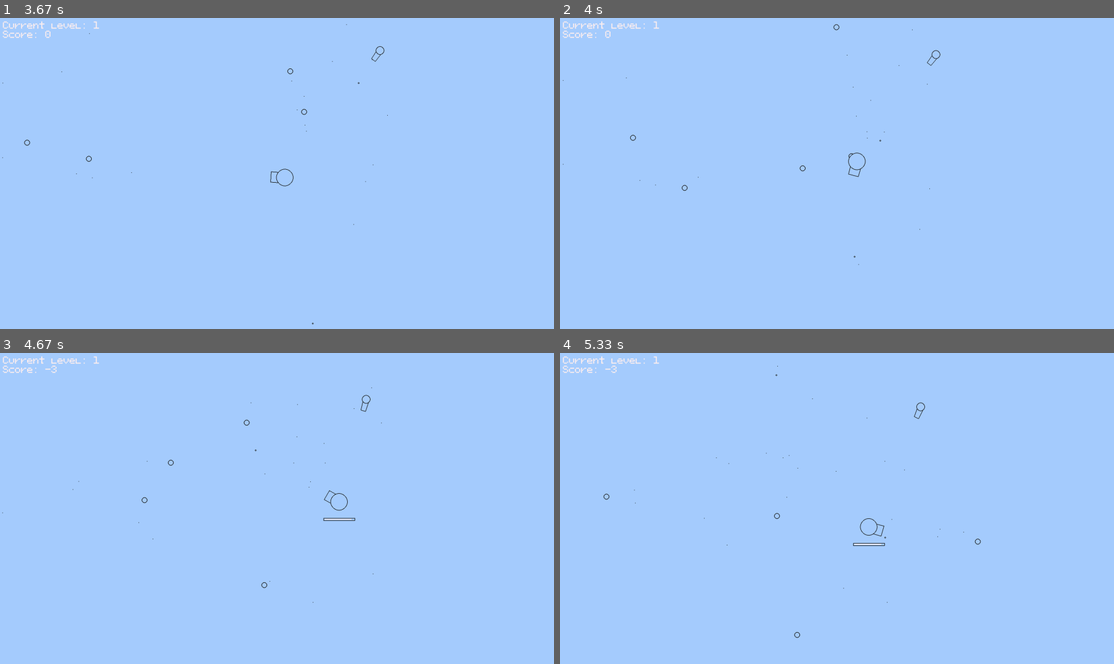
Above: before the commit, frames 1-4 (two rows, left to right).
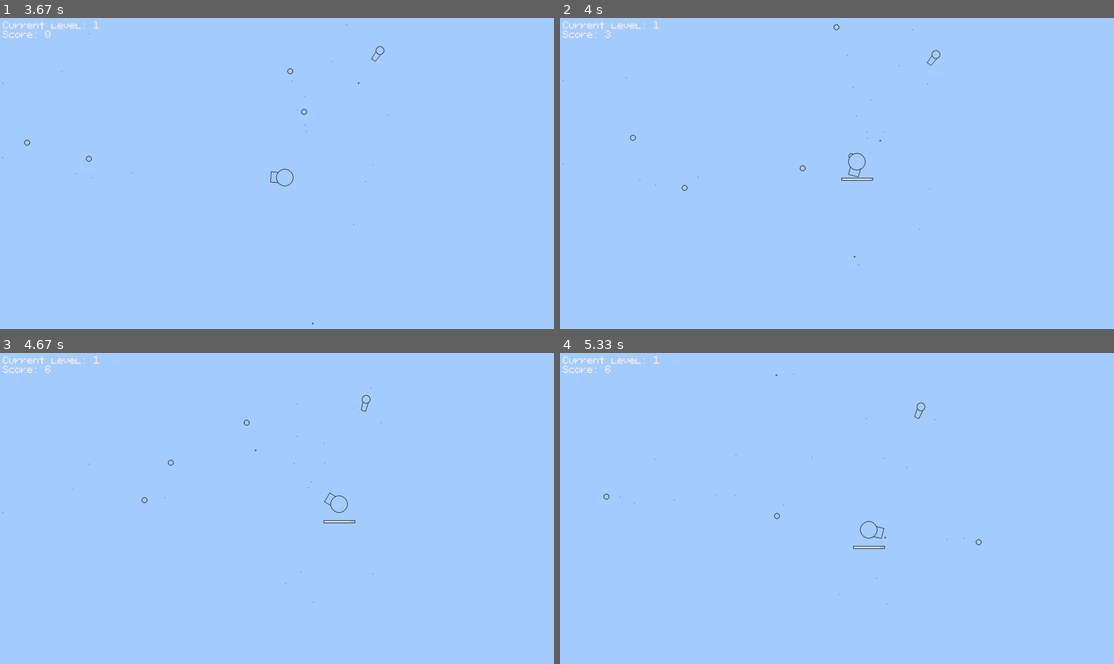
Above: after the commit, the same moments.

Repository: a96lex/pygame-tank-game
Game: pygame game, started from main.py
Same seed, same stepped clock (60 frames per second), same inputs: the game is played once before the commit and once after it.
Inputs (mouse positions are in pixels of both pictures, inside the frame that each line leads up to):
- Up to frame 1 (3.67 s): click "Current level: 1" at 0.4 s; hold Right 0.67-1.13 s; move the mouse to (454, 164) at 0.7 s; tap Space at 0.73, 1.03, 1.23, 1.57, 1.87, 2.07, 2.37, 2.63, 2.97, 3.4 s; hold Up 1.17-1.47 s; move the mouse to (144, 176) at 1.2 s; hold Right 1.5-1.97 s; move the mouse to (105, 126) at 1.53 s; hold Left 2-2.53 s; move the mouse to (360, 64) at 2.03 s; hold Down 2.57-2.87 s; move the mouse to (343, 201) at 2.6 s; hold Left 2.9-3.3 s; move the mouse to (288, 67) at 2.93 s; hold Up from 3.33 s (still down); move the mouse to (77, 164) at 3.37 s
- Up to frame 2 (4 s): release Up at 3.7 s; hold Right from 3.73 s (still down); move the mouse to (842, 207) at 3.77 s; tap Space at 3.8 s
- Up to frame 3 (4.67 s): tap Space at 4.1, 4.47 s; release Right at 4.37 s; hold Down from 4.4 s (still down); move the mouse to (260, 455) at 4.43 s
- Up to frame 4 (5.33 s): release Down at 4.77 s; hold Left 4.8-5.27 s; move the mouse to (981, 558) at 4.83 s; tap Space at 4.87, 5.17 s; hold Right from 5.3 s (still down)

Frame 1 is identical in both runs. In frame 2, 0.1% of the frame differs, in the area x 8-57%, y 4-53%; in frame 3, 0.2%; in frame 4, 0.3%, in the area x 8-77%, y 3-92%.

Commit message:
update main

Diff:
--- a/main.py
+++ b/main.py
@@ -3,7 +3,7 @@
 
 from game.bullet import Bullet
 from game.constants import Colors
-from game.helpers import check_quit_condition, cirlce_collision
+from game.helpers import check_quit_condition, handle_collision_if_exist
 from game.levels import load_level
 from game.player import Player
 
@@ -19,6 +19,11 @@
 bullets = pygame.sprite.Group()
 particles = pygame.sprite.Group()
 enemies = pygame.sprite.Group()
+
+
+class GameConfig:
+    friendly_fire = True
+
 
 REST_BETWEEN_LEVELS = 50
 score = 0
@@ -56,18 +61,15 @@
             if random() > 0.9:
                 particles.add(Bullet(bullet))
 
-        if bullet.from_player:
+        if bullet.from_player or GameConfig.friendly_fire:
             for enemy in enemies:
-                collided, direction = cirlce_collision(enemy, bullet)
-                if collided:
-                    score += enemy.take_damage(bullet.damage, direction)
-                    bullets.remove(bullet)
+                hit_score = handle_collision_if_exist(bullet, enemy)
+                score += hit_score
+                if hit_score:
                     break
-        else:
-            collided, direction = cirlce_collision(player, bullet)
-            if collided:
-                score -= player.take_damage(bullet.damage, direction)
-                bullets.remove(bullet)
+
+        if not bullet.from_player or GameConfig.friendly_fire:
+            score += handle_collision_if_exist(bullet, player)
 
     for enemy in enemies:
         enemy.update()
